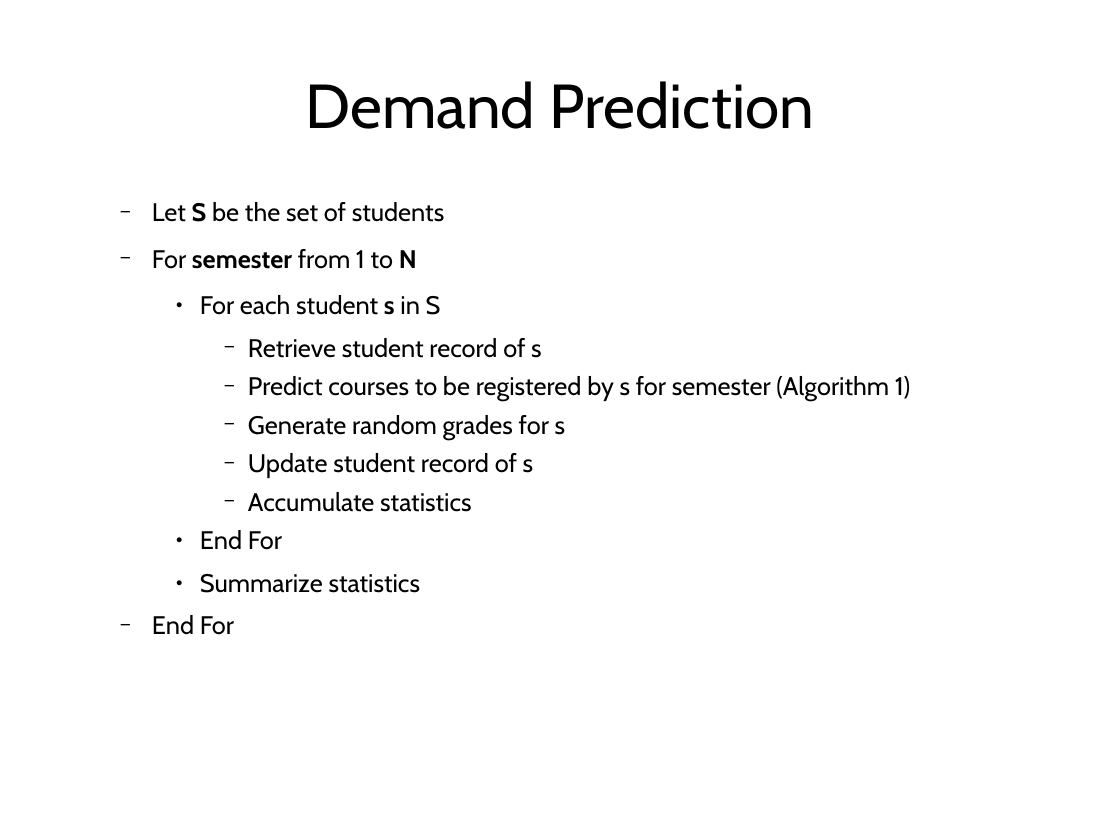
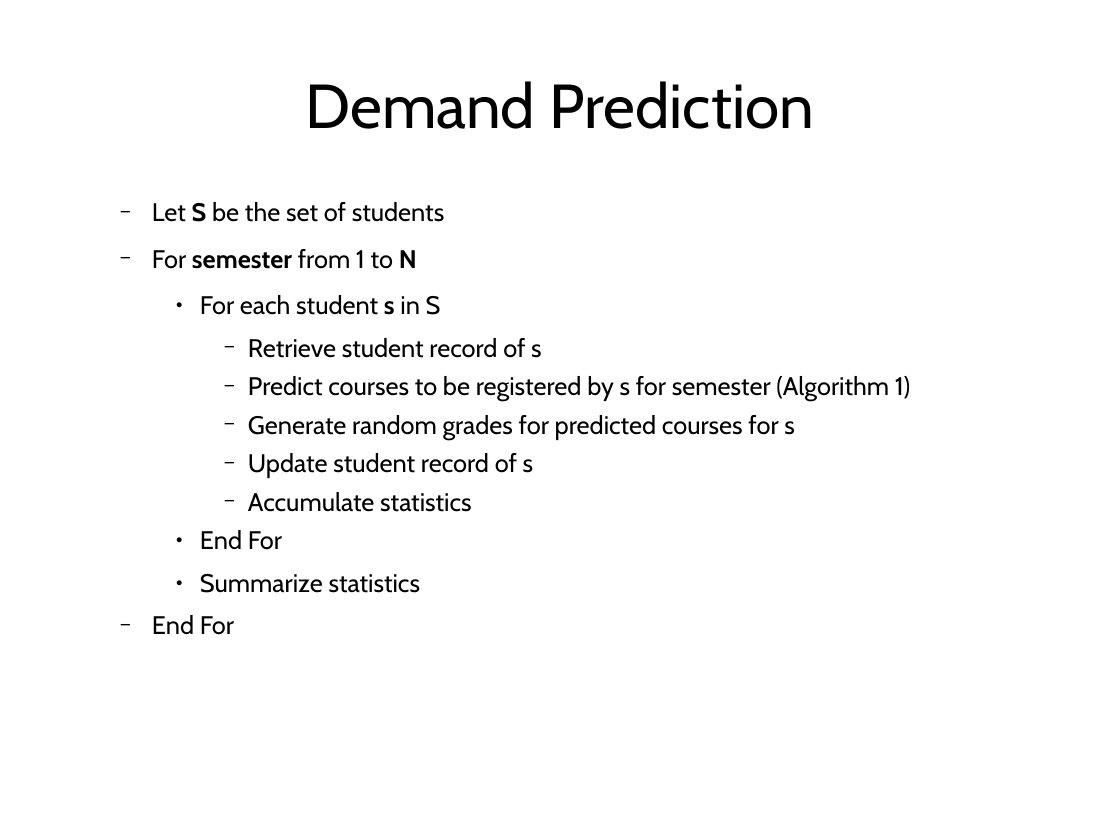
Before and after one commit to jachermocilla/jach-homepage, a slide deck: slide 15 of seminar-2008.odp. Drawn at 1120x840 pixels with LibreOffice and Linux fonts; fonts in the diff are those of the drawing. Boxes give left, top, right and bottom in pixels: in the first picture for what was removed or moved away, otherwise in the second. Text is boxed around its words. In the diff, an @@ line names an element or a change of style, - is before the commit and + after.

```diff
--- a/seminar-2008.odp
+++ b/seminar-2008.odp
@@ text at (248, 415, 795, 440): text changed @@
-      − Generate random grades for s
+      − Generate random grades for predicted courses for s
```
Also in this commit, not shown: 1 other slide changed, 1 slide added, 1 slide removed.
